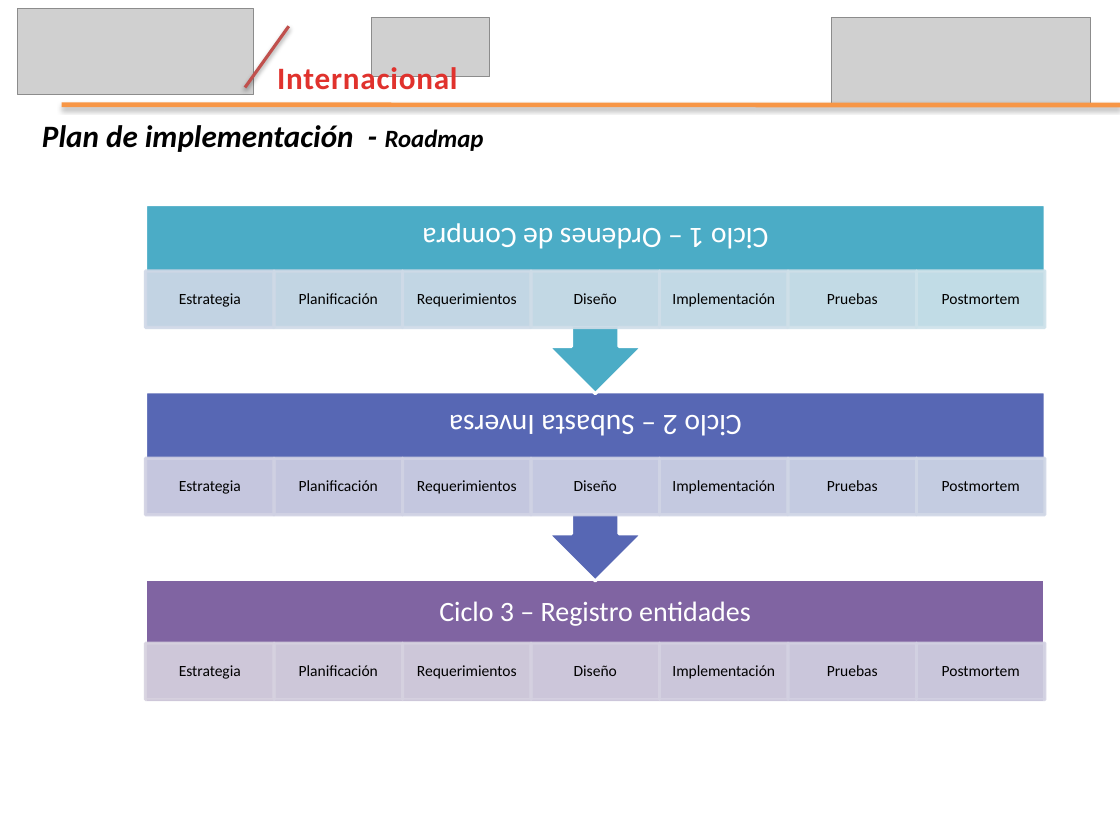
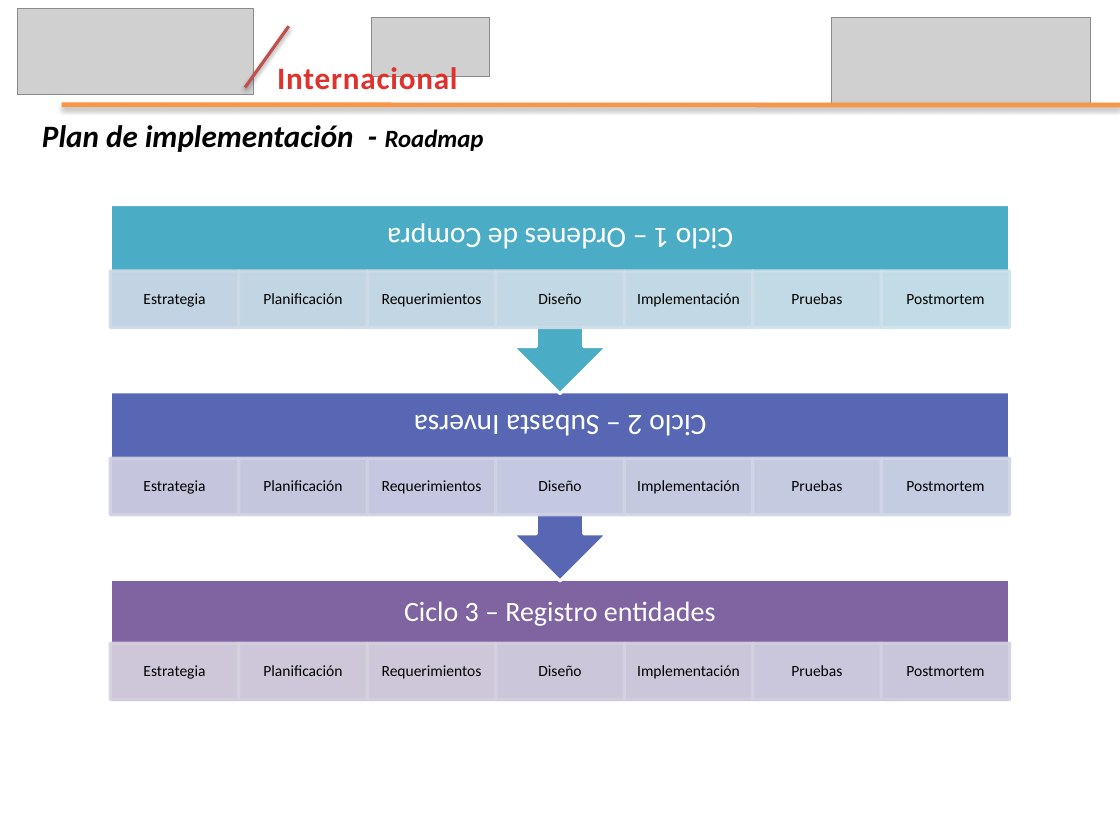
Before and after one commit to leseroth/ingenium-managment, a slide deck: slide 14 of CSOF5200 Proyecto 2/0727PresentacionIngenium.pptx. Drawn at 1120x840 pixels with LibreOffice and Linux fonts; fonts in the diff are those of the drawing; grey boxes stand for pictures. Boxes give left, top, right and bottom in pixels: in the first picture for what was removed or moved away, otherwise in the second. Text is boxed around its words. In the diff, an @@ line names an element or a change of style, - is before the commit and + after.

```diff
--- a/CSOF5200 Proyecto 2/0727PresentacionIngenium.pptx
+++ b/CSOF5200 Proyecto 2/0727PresentacionIngenium.pptx
@@ 24 texts, 22 rectangles, 2 up arrow callouts: place and size @@
-24 texts, 22 rectangles, 2 up arrow callouts at <box>146,205,1045,702</box>
+24 texts, 22 rectangles, 2 up arrow callouts at <box>110,205,1010,702</box>
```
Also in this commit, not shown: 1 other slide changed.
